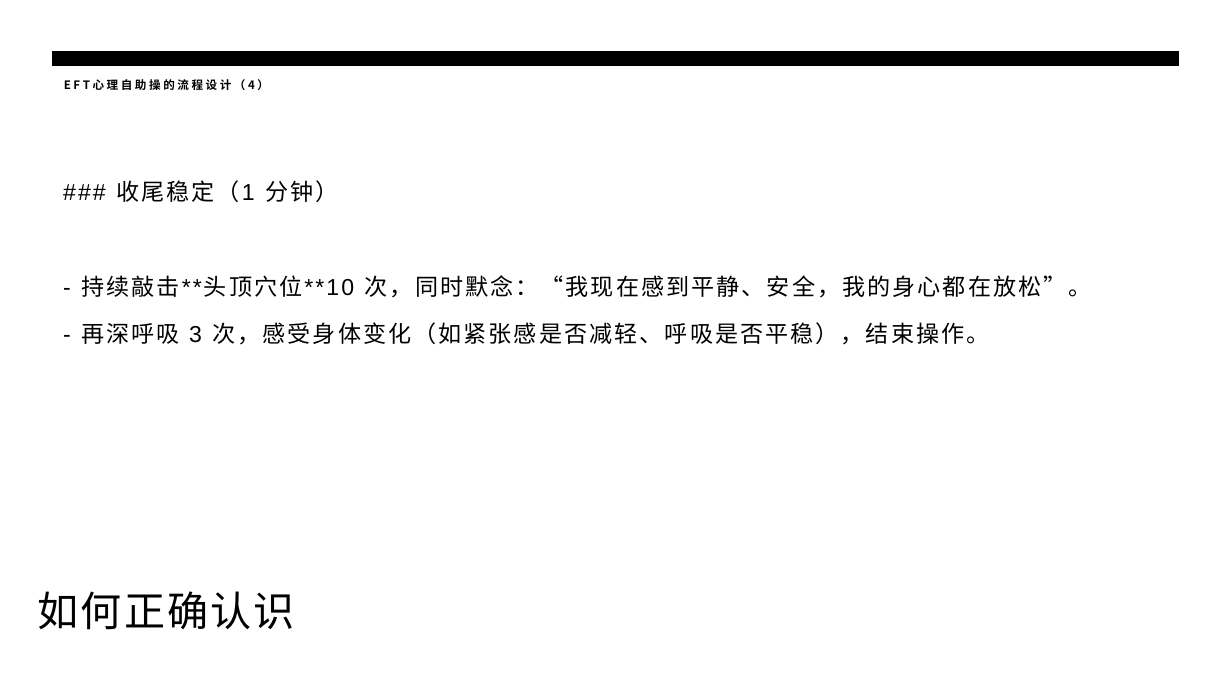
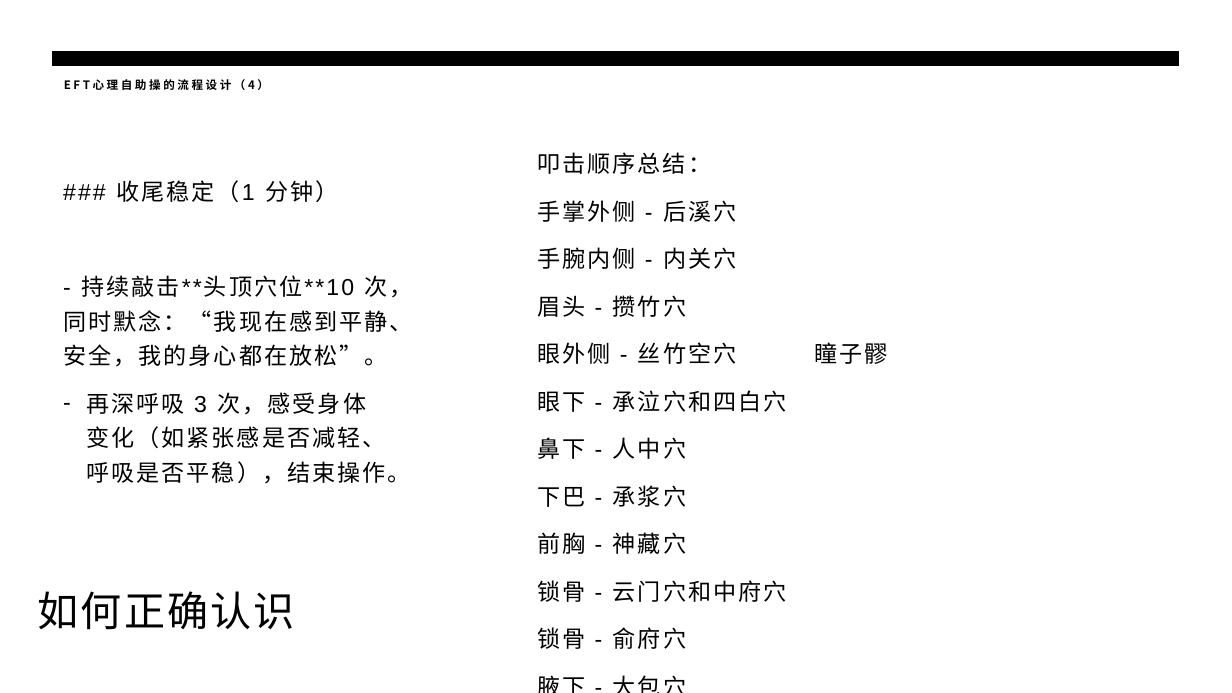
Before and after one commit to panxibei/writing, a slide deck: slide 27 of 44_心理学/28_浥尘伙伴社团原创：音乐治疗/PPT/浥尘伙伴社团原创：情绪释放疗法（EFT）心理训练.pptx (slide 24 before the commit). Drawn at 1232x693 pixels with LibreOffice and Linux fonts; fonts in the diff are those of the drawing. Boxes give left, top, right and bottom in pixels: in the first picture for what was removed or moved away, otherwise in the second. Text is boxed around its words. In the diff, an @@ line names an element or a change of style, - is before the commit and + after.

```diff
--- a/44_心理学/28_浥尘伙伴社团原创：音乐治疗/PPT/浥尘伙伴社团原创：情绪释放疗法（EFT）心理训练.pptx
+++ b/44_心理学/28_浥尘伙伴社团原创：音乐治疗/PPT/浥尘伙伴社团原创：情绪释放疗法（EFT）心理训练.pptx
@@ text added at (x1=537, y1=152, x2=787, y2=649), 18 pt, text #000000 @@
+叩击顺序总结：
+手掌外侧 - 后溪穴
+手腕内侧 - 内关穴
+眉头 - 攒竹穴
+眼外侧 - 丝竹空穴 瞳子髎
+眼下 - 承泣穴和四白穴
+鼻下 - 人中穴
+下巴 - 承浆穴
+前胸 - 神藏穴
+锁骨 - 云门穴和中府穴
+锁骨 - 俞府穴
+腋下 - 大包穴
+腋下 - 极泉穴
+头顶 百会穴
@@ text at (x1=86, y1=392, x2=411, y2=484): text changed @@
-- 再深呼吸 3 次，感受身体变化（如紧张感是否减轻、呼吸是否平稳），结束操作。
+– 再深呼吸 3 次，感受身体变化（如紧张感是否减轻、呼吸是否平稳），结束操作。
```
Also in this commit, not shown: 11 other slides changed, 4 slides added, 1 other file.
